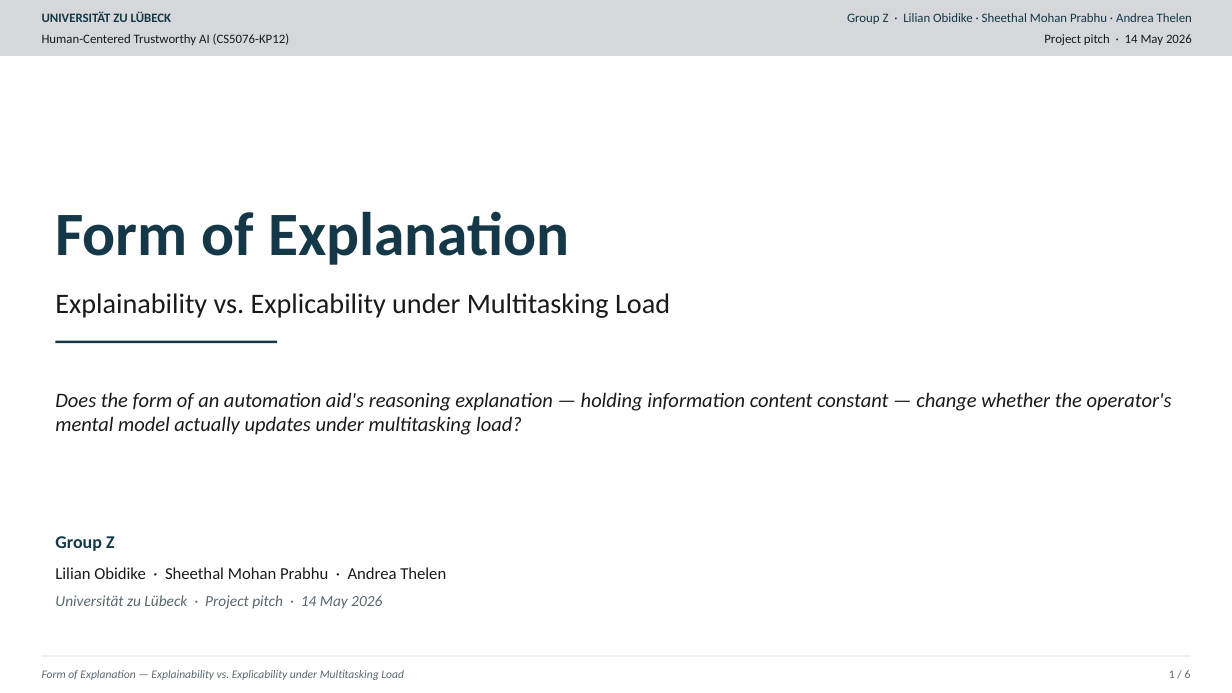
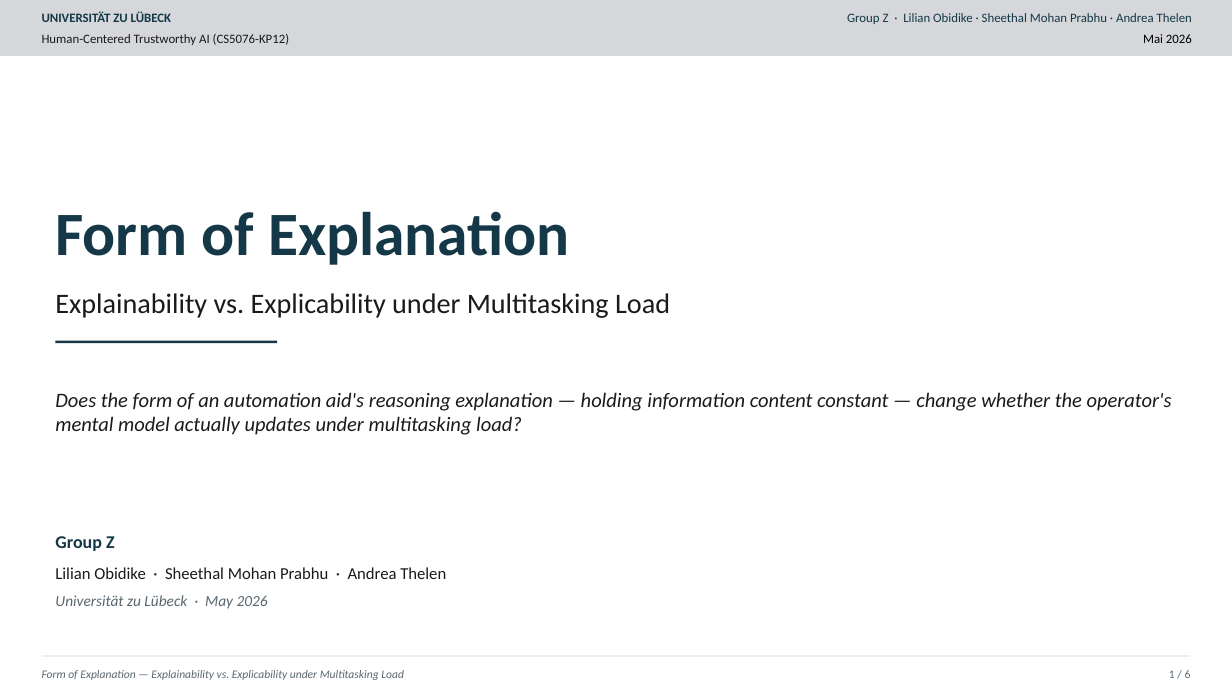
Before and after one commit to AndreaThelen/HumanCenteredAI, a slide deck: slide 1 of Documents/Study.pptx. Drawn at 1232x693 pixels with LibreOffice and Linux fonts; fonts in the diff are those of the drawing. Boxes give left, top, right and bottom in pixels: in the first picture for what was removed or moved away, otherwise in the second. Text is boxed around its words. In the diff, an @@ line names an element or a change of style, - is before the commit and + after.

```diff
--- a/Documents/Study.pptx
+++ b/Documents/Study.pptx
@@ text at [1143,34,1192,43]: text changed; text colour #1A1A1A to #000000 @@
-Project pitch · 14 May 2026
+Mai 2026
@@ text at [55,595,268,609]: text changed @@
-Universität zu Lübeck · Project pitch · 14 May 2026
+Universität zu Lübeck · May 2026
```
Also in this commit, not shown: 5 other slides changed, 1 other file.
